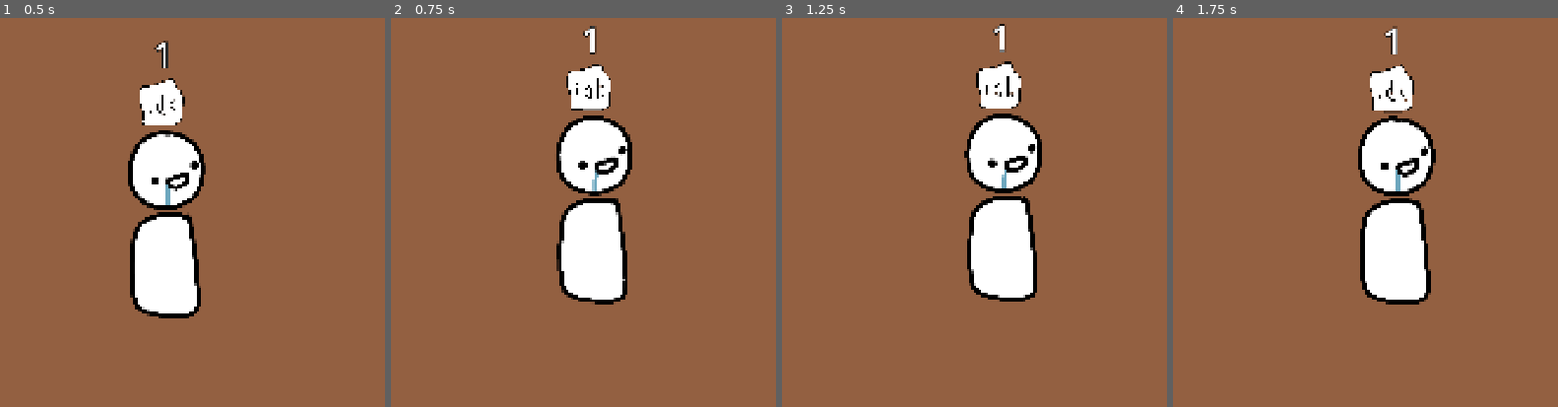
Above: before the commit, frames 1-4 (left to right).
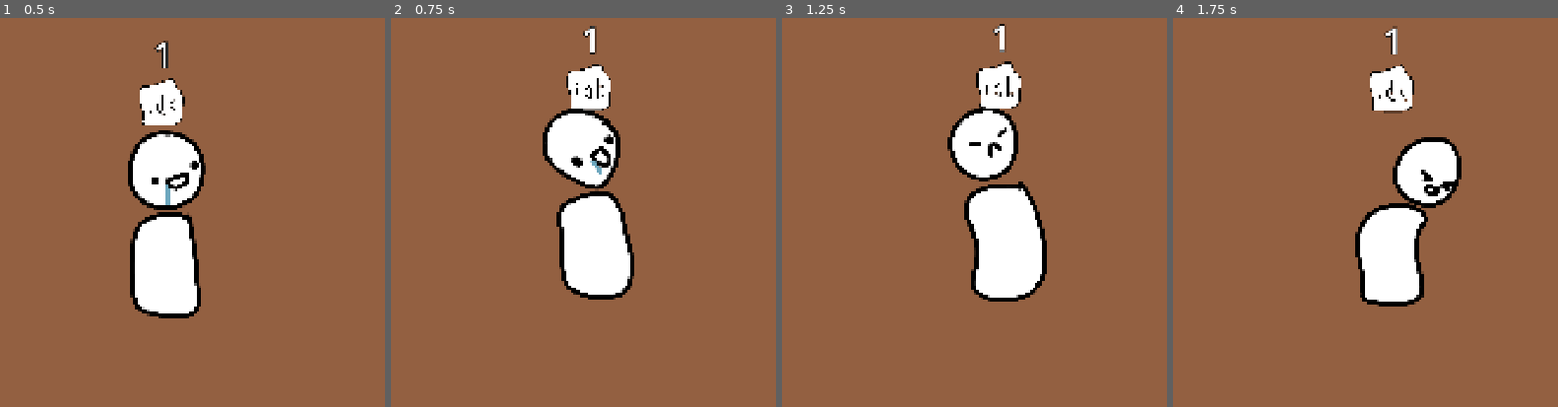
Above: after the commit, the same moments.

Repository: IMOitself/godot-game-idk
Game: Godot game, scene res://scenes/game.tscn
Two runs of this game, one before a commit and one after it. Both use one fixed random seed, a clock stepped at 60 frames per second and the inputs below.
Inputs (mouse positions are in pixels of both pictures, inside the frame that each line leads up to):
- Up to frame 1 (0.5 s): no input
- Up to frame 2 (0.75 s): move the mouse to (652, 294) at 0.52 s; hold D (move_right) from 0.53 s (still down); click (652, 294) at 0.6 s
- Up to frame 3 (1.25 s): keep holding D (move_right)
- Up to frame 4 (1.75 s): keep holding D (move_right); move the mouse to (1246, 375) at 1.27 s; click (1246, 375) at 1.35 s

Frame 1 is identical in both runs. In frame 2, 4.0% of the frame differs, in the area x 39-64%, y 23-74%; in frame 3, 4.8%; in frame 4, 5.6%, in the area x 47-75%, y 25-75%.

Commit message:
fix: animation and input still set to attack;
should be interact

Diff:
--- a/scripts/player.gd
+++ b/scripts/player.gd
@@ -5,7 +5,7 @@
 const JUMP_VELOCITY = -200
 
 @onready var anim: AnimatedSprite2D = $AnimatedSprite2D
-var is_attacking: bool = false
+var is_interacting: bool = false
 
 func _physics_process(delta: float) -> void:
 	if not is_on_floor(): velocity += get_gravity() * delta
@@ -26,20 +26,20 @@
 	move_and_slide()
 
 func handle_anims():
-	if Input.is_action_just_pressed("attack") and not is_attacking:
-		is_attacking = true
-		anim.play("attack")
+	if Input.is_action_just_pressed("interact") and not is_interacting:
+		is_interacting = true
+		anim.play("interact")
 		await anim.animation_finished
-		is_attacking = false
+		is_interacting = false
 
-	if is_attacking:
+	if is_interacting:
 		return
 
 	anim.play("idle")
 
 func _on_animation_finished():
-	if anim.animation == "attack":
-		is_attacking = false
+	if anim.animation == "interact":
+		is_interacting = false
 
 # SELECTABLE ITEMS LOGIC
 
